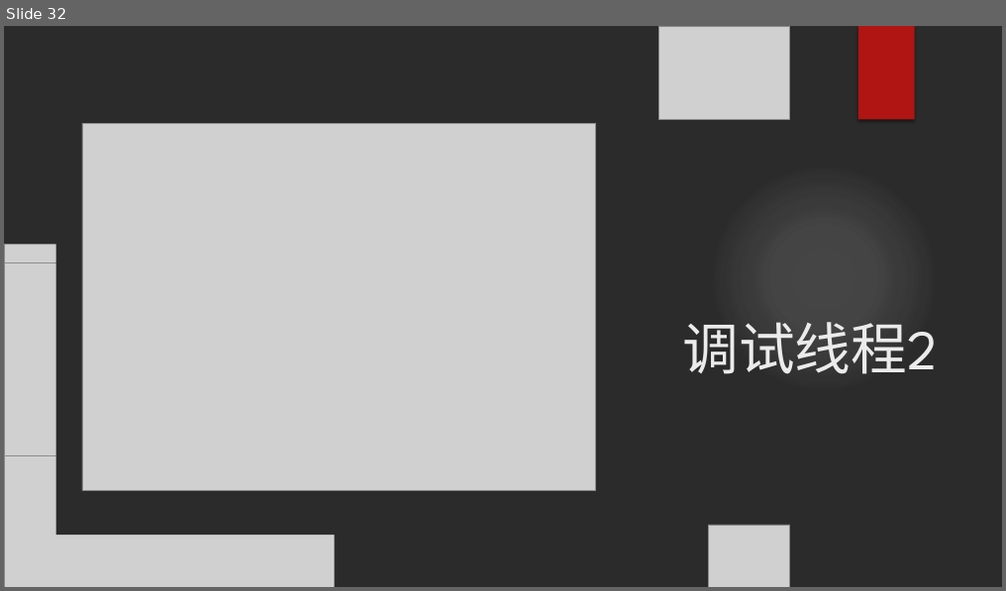
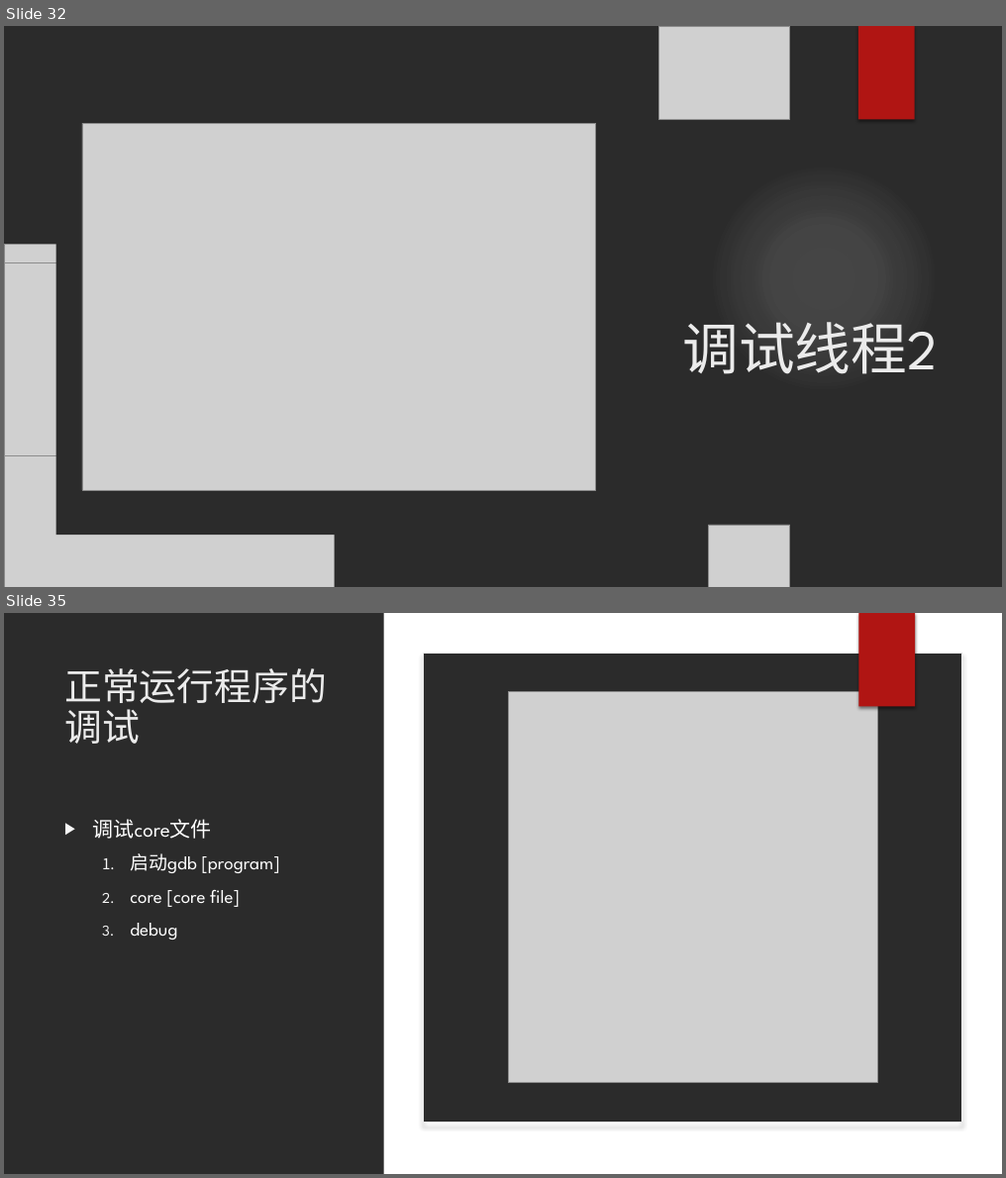
Before and after one commit to wangqinghe95/Program-Debug, a slide deck: ProgramDebug.pptx. Shown one above the other, each under a label of ours: slide 32 before the commit, slides 32 and 35 after it; the slides between them are not shown. The pictures are 1006x591 and 1006x1178 pixels, drawn with LibreOffice and Linux fonts; fonts in the diff are those of the drawing; grey boxes stand for pictures; background and template pictures are left out; a plain dark background stands for a picture behind light text. Boxes give left, top, right and bottom in pixels: in the first picture for what was removed or moved away, otherwise in the second. Text is boxed around its words. In the diff, an @@ line names an element or a change of style, - is before the commit and + after.

```diff
--- a/ProgramDebug.pptx
+++ b/ProgramDebug.pptx
@@ slide 35 added at (4, 613, 1002, 1174), background picture (left out) @@
@@ rectangle added at (383, 613, 1002, 1174), fill #FFFFFF @@
@@ rectangle added at (858, 613, 915, 707), fill #B01513 @@
@@ rectangle added at (859, 613, 915, 707), fill #B01513 @@
@@ title added at (64, 668, 327, 744), 36 pt, text #EBEBEB @@
+正常运行程序的调试
@@ rounded rectangle added at (423, 653, 962, 1123), fill #FFFFFF, outline #EBEBEB 1 pt @@
@@ picture added at (509, 692, 877, 1083) @@
@@ text added at (93, 819, 280, 940), 18 pt, text #FFFFFF @@
+▶ 调试core文件
+  1. 启动gdb [program]
+  2. core [core file]
+  3. debug
```
Also in this commit, not shown: 1 slide changed, 6 other slides added, 1 slide removed, 5 other files.
